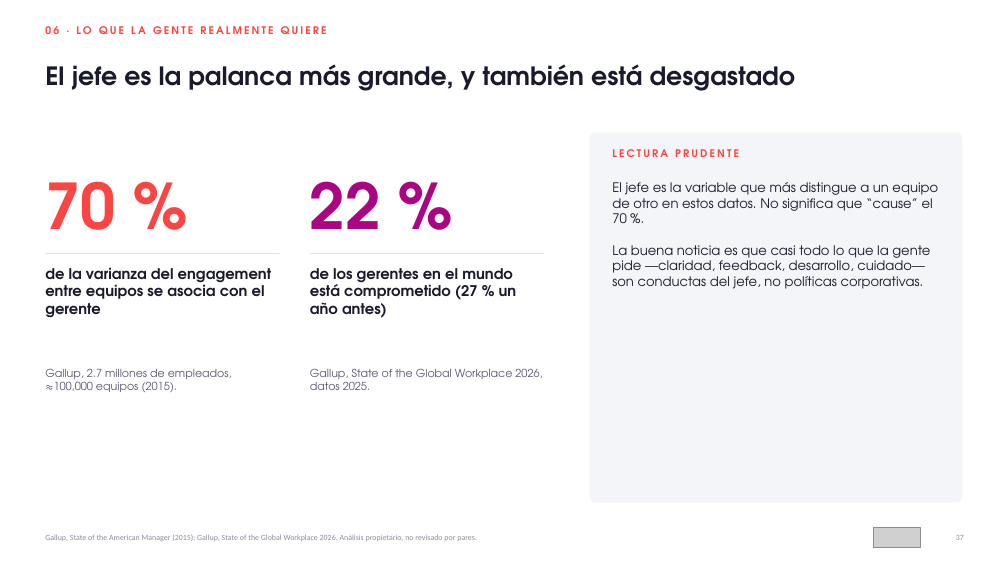
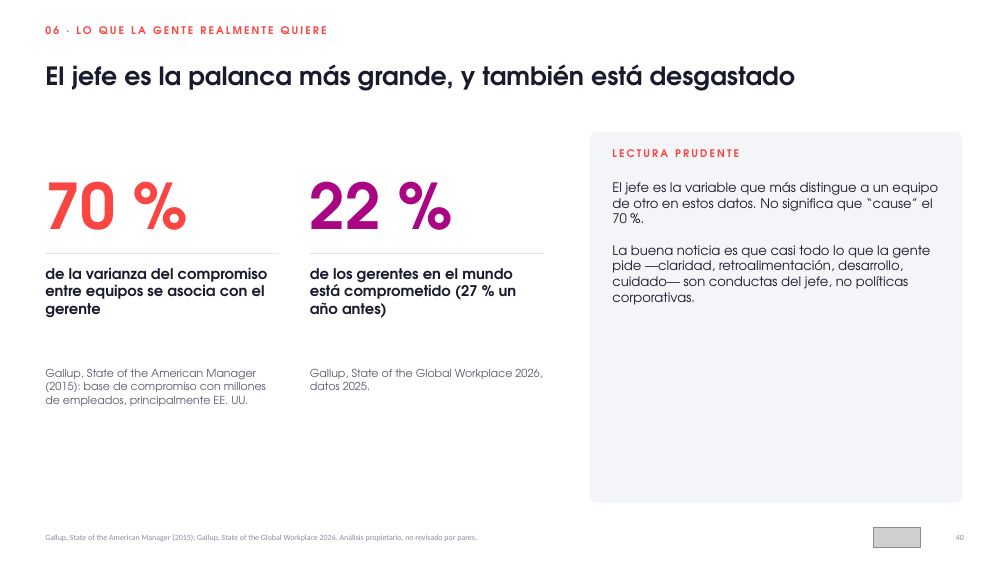
Before and after one commit to HRTrainingDevelopment/Training-and-Development-PROYECTS, a slide deck: slide 40 of workshop-liderazgo-intergeneracional/entregables/01_Deck_Liderar_entre_Generaciones_AMMX_120min.pptx (slide 37 before the commit). Drawn at 1008x567 pixels with LibreOffice and Linux fonts; fonts in the diff are those of the drawing; grey boxes stand for pictures. Boxes give left, top, right and bottom in pixels: in the first picture for what was removed or moved away, otherwise in the second. Text is boxed around its words. In the diff, an @@ line names an element or a change of style, - is before the commit and + after.

```diff
--- a/workshop-liderazgo-intergeneracional/entregables/01_Deck_Liderar_entre_Generaciones_AMMX_120min.pptx
+++ b/workshop-liderazgo-intergeneracional/entregables/01_Deck_Liderar_entre_Generaciones_AMMX_120min.pptx
@@ text at [45, 267, 268, 318]: text changed @@
-de la varianza del engagement entre equipos se asocia con el gerente
+de la varianza del compromiso entre equipos se asocia con el gerente
@@ text at [612, 245, 930, 305]: text changed @@
-La buena noticia es que casi todo lo que la gente pide —claridad, feedback, desarrollo, cuidado— son conductas del jefe, no políticas corporativas.
+La buena noticia es que casi todo lo que la gente pide —claridad, retroalimentación, desarrollo, cuidado— son conductas del jefe, no políticas corporativas.
@@ text at [45, 369, 266, 406]: text changed @@
-Gallup, 2.7 millones de empleados, ≈100,000 equipos (2015).
+Gallup, State of the American Manager (2015): base de compromiso con millones de empleados, principalmente EE. UU.
```
Also in this commit, not shown: 52 other slides changed, 5 slides added, 52 other files.
